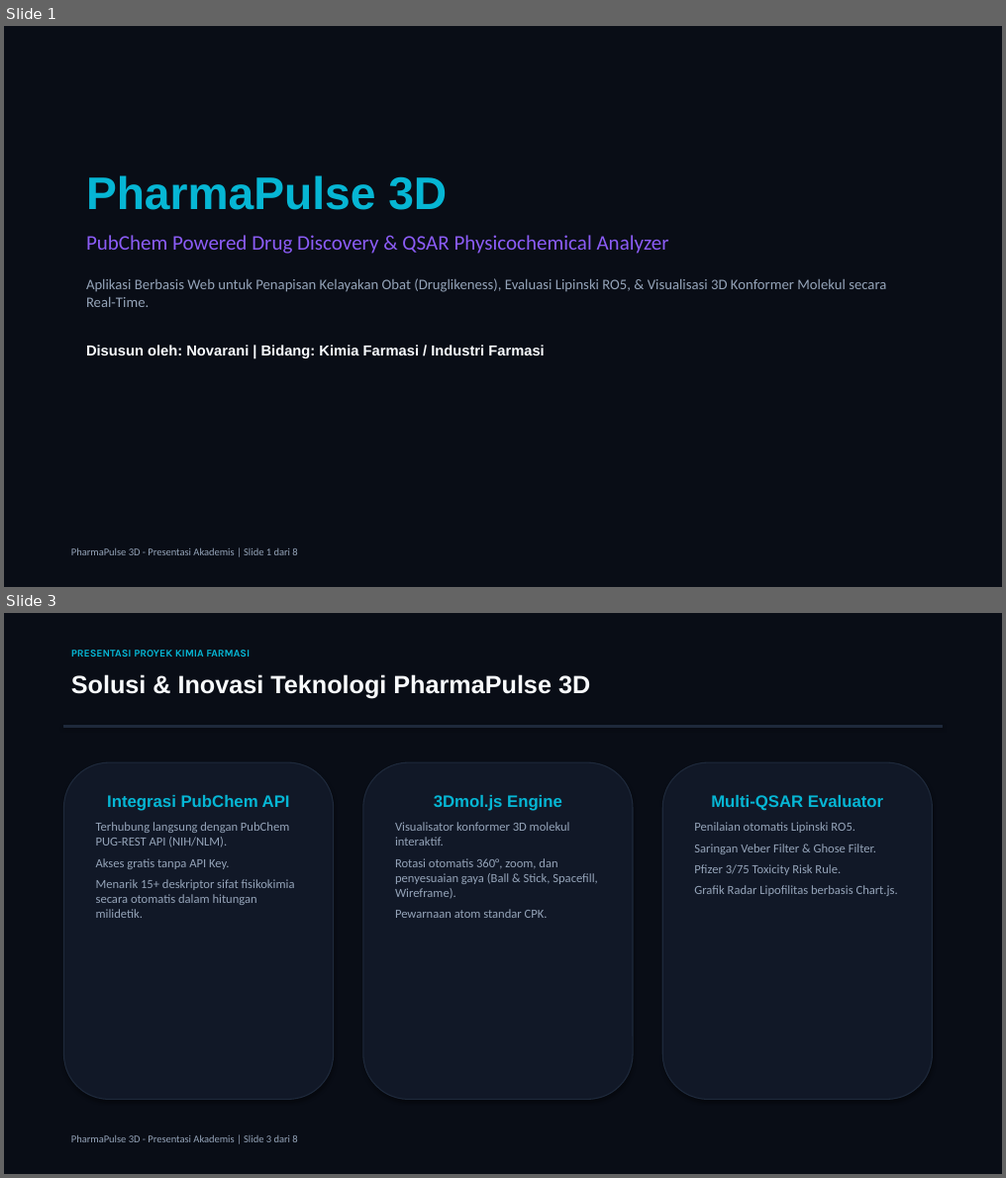
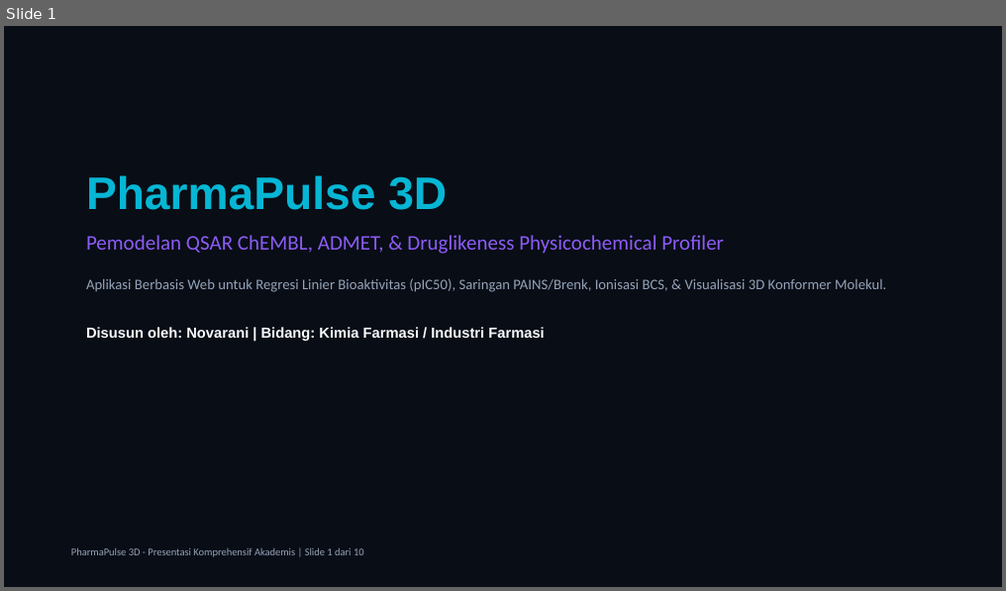
Before and after one commit to novarani1511/pharmapulse-3d, a slide deck: Presentasi_PharmaPulse_3D.pptx. Shown one above the other, each under a label of ours: slides 1 and 3 before the commit, slide 1 after it; the slides between them are not shown. The pictures are 1006x1178 and 1006x591 pixels, drawn with LibreOffice and Linux fonts; fonts in the diff are those of the drawing. Boxes give left, top, right and bottom in pixels: in the first picture for what was removed or moved away, otherwise in the second. Text is boxed around its words. In the diff, an @@ line names an element or a change of style, - is before the commit and + after.

Commit message:
Major Academic Upgrade: ChEMBL QSAR Modeling, SwissADME Radar, PAINS Alerts, BCS Ionization, & SwissADME Validation Table

```diff
--- a/Presentasi_PharmaPulse_3D.pptx
+++ b/Presentasi_PharmaPulse_3D.pptx
@@ slide 3 removed at box(4, 613, 1002, 1174), background #090D16 @@
@@ text removed at box(71, 650, 250, 657) @@
-PRESENTASI PROYEK KIMIA FARMASI
@@ text removed at box(71, 674, 590, 699) @@
-Solusi & Inovasi Teknologi PharmaPulse 3D
@@ rectangle removed at box(63, 725, 943, 727) @@
@@ rounded rectangle removed at box(63, 762, 334, 1100) @@
-Integrasi PubChem API
-Terhubung langsung dengan PubChem PUG-REST API (NIH/NLM).
-Akses gratis tanpa API Key.
-Menarik 15+ deskriptor sifat fisikokimia secara otomatis dalam hitungan milidetik.
@@ rounded rectangle removed at box(363, 762, 633, 1100) @@
-3Dmol.js Engine
-Visualisator konformer 3D molekul interaktif.
-Rotasi otomatis 360°, zoom, dan penyesuaian gaya (Ball & Stick, Spacefill, Wireframe).
-Pewarnaan atom standar CPK.
@@ rounded rectangle removed at box(662, 762, 933, 1100) @@
-Multi-QSAR Evaluator
-Penilaian otomatis Lipinski RO5.
-Saringan Veber Filter & Ghose Filter.
-Pfizer 3/75 Toxicity Risk Rule.
-Grafik Radar Lipofilitas berbasis Chart.js.
@@ text removed at box(71, 1135, 297, 1143) @@
-PharmaPulse 3D - Presentasi Akademis | Slide 3 dari 8
@@ slide 1 changed as well @@
@@ text at box(86, 235, 886, 292): text changed @@
-PubChem Powered Drug Discovery & QSAR Physicochemical Analyzer
-Aplikasi Berbasis Web untuk Penapisan Kelayakan Obat (Druglikeness), Evaluasi Lipinski RO5, & Visualisasi 3D Konformer Molekul secara Real-Time.
+Pemodelan QSAR ChEMBL, ADMET, & Druglikeness Physicochemical Profiler
+Aplikasi Berbasis Web untuk Regresi Linier Bioaktivitas (pIC50), Saringan PAINS/Brenk, Ionisasi BCS, & Visualisasi 3D Konformer Molekul.
@@ text at box(71, 548, 364, 558): text changed @@
-PharmaPulse 3D - Presentasi Akademis | Slide 1 dari 8
+PharmaPulse 3D - Presentasi Komprehensif Akademis | Slide 1 dari 10
```
Also in this commit, not shown: 4 other slides changed, 5 slides added, 2 other slides removed, 5 other files.
